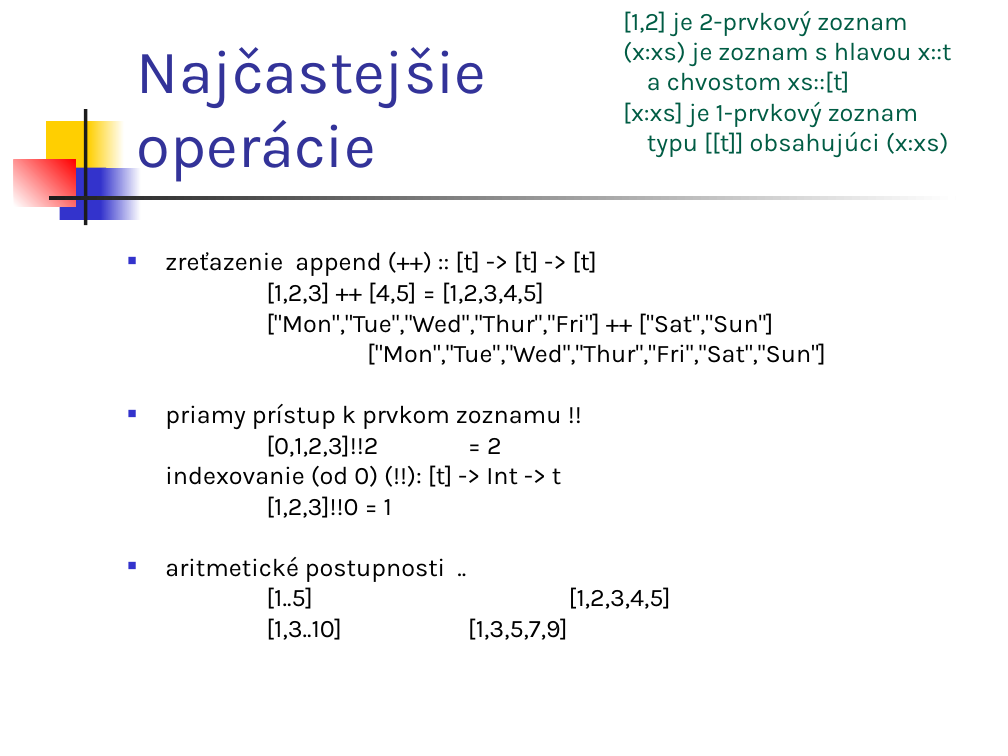
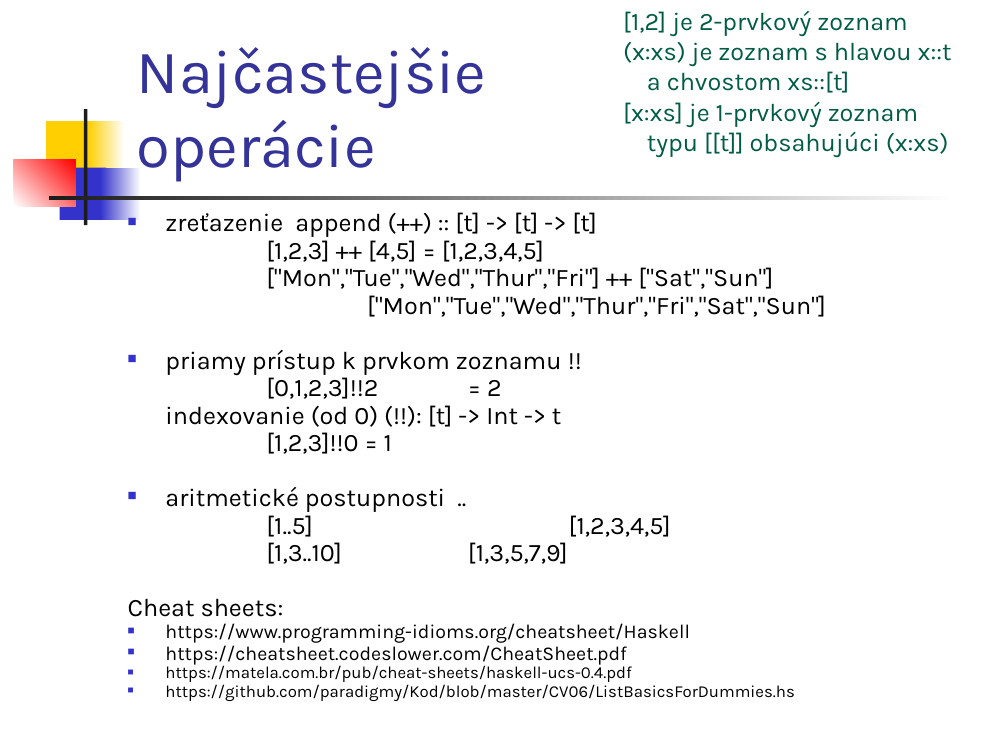
Before and after one commit to paradigmy/Prednasky, a slide deck: slide 24 of 06/funkcionalne1.ppt (slide 27 before the commit). Drawn at 1008x756 pixels with LibreOffice and Linux fonts; fonts in the diff are those of the drawing. Boxes give left, top, right and bottom in pixels: in the first picture for what was removed or moved away, otherwise in the second. Text is boxed around its words. In the diff, an @@ line names an element or a change of style, - is before the commit and + after.

```diff
--- a/06/funkcionalne1.ppt
+++ b/06/funkcionalne1.ppt
@@ text at (x1=165, y1=212, x2=826, y2=564): line spacing 0.8 to 0.7 @@
@@ text at (x1=128, y1=598, x2=794, y2=701): paragraphs added @@
+Cheat sheets:
+■ https://www.programming-idioms.org/cheatsheet/Haskell
+■ https://cheatsheet.codeslower.com/CheatSheet.pdf
+■ https://matela.com.br/pub/cheat-sheets/haskell-ucs-0.4.pdf
+■ https://github.com/paradigmy/Kod/blob/master/CV06/ListBasicsForDummies.hs
```
Also in this commit, not shown: 6 other slides changed, 3 slides removed, 3 other files.
